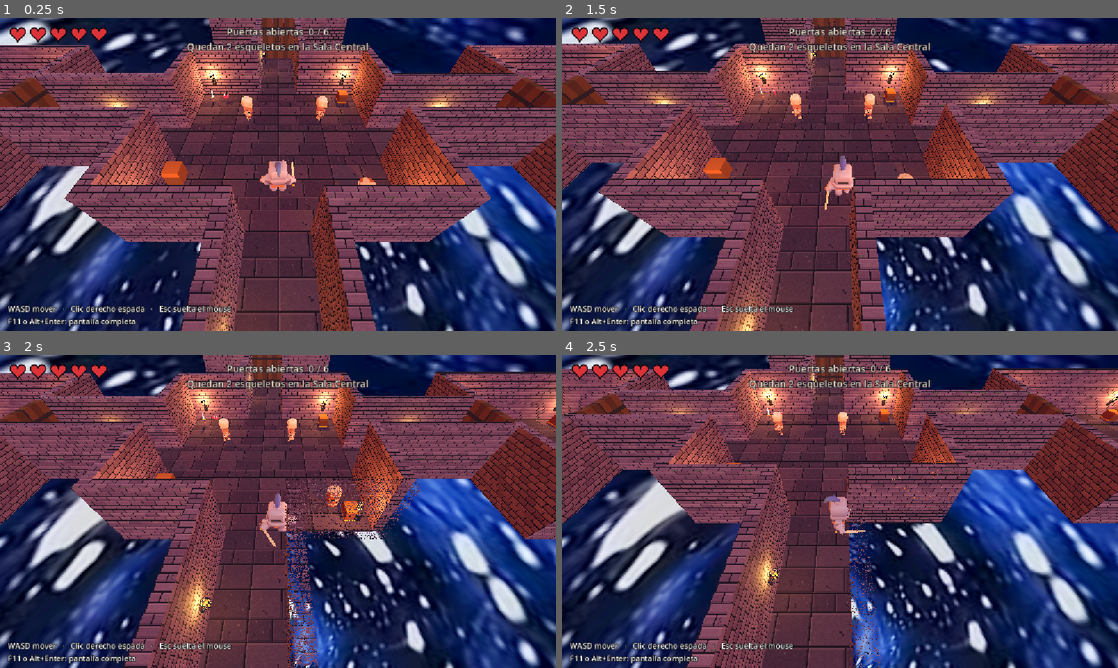
Above: before the commit, frames 1-4 (two rows, left to right).
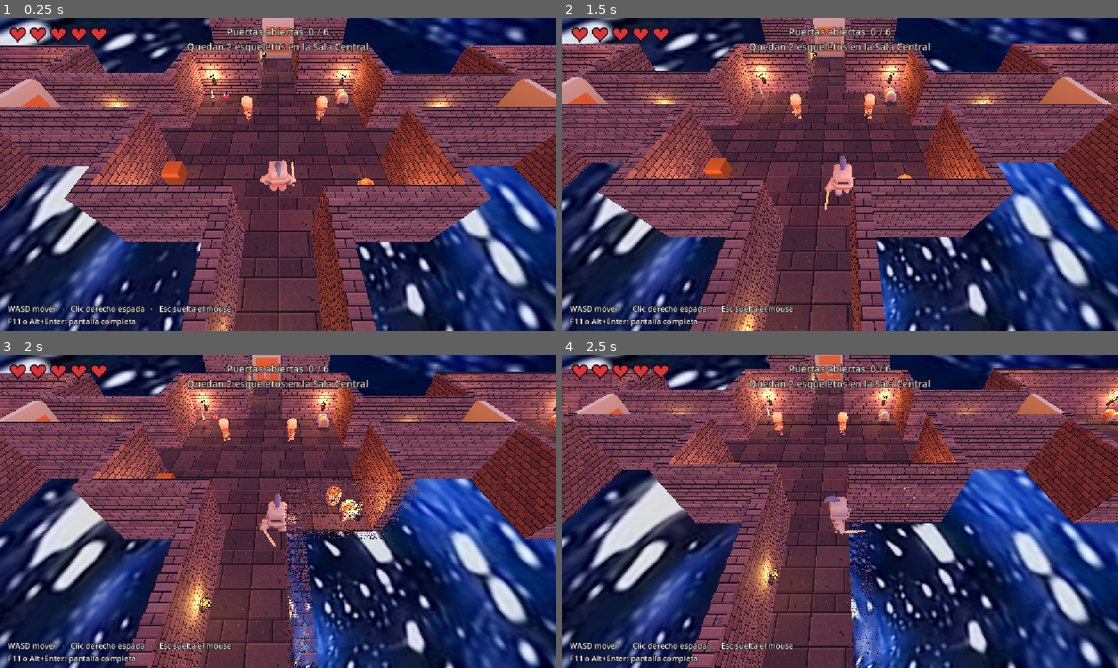
Above: after the commit, the same moments.

Repository: Tairacx/Pixel-dungeon-lite
Game: Godot game, scene res://Level_1.tscn
Two runs of this game, one before a commit and one after it. Both use one fixed random seed, a clock stepped at 60 frames per second and the inputs below. Sound files missing from this copy of the repository are replaced by a short silence.
Inputs (mouse positions are in pixels of both pictures, inside the frame that each line leads up to):
- Up to frame 1 (0.25 s): no input
- Up to frame 2 (1.5 s): tap Enter at 0.5 s; move the mouse to (962, 158) at 0.52 s; hold D (move_right) 0.53-1.28 s; tap E (abrir) at 0.6, 1.35 s; click (962, 158) at 0.67 s; move the mouse to (728, 190) at 1.27 s; hold S (move_down) from 1.28 s (still down)
- Up to frame 3 (2 s): keep holding S (move_down)
- Up to frame 4 (2.5 s): move the mouse to (895, 442) at 2.02 s; release S (move_down) at 2.03 s; hold D (move_right) from 2.03 s (still down); hold Middle mouse button (apuntar) from 2.03 s (still down); tap E (abrir) at 2.3 s

The runs differ from the first frame. In frame 1, 2.0% of the frame differs, in the area x 0-100%, y 0-54%; in frame 2, 1.8%; in frame 3, 1.6%; in frame 4, 1.2%.

Commit message:
Cofres, barriles y puertas con modelos 3D de Kenney (CC0)
Reemplaza las cajas y cilindros dibujados por codigo por los modelos
del pack gratuito Kenney "Mini Dungeon":

- barril.gd: instancia barrel.glb escalado al tamano actual (0.85 x 0.95).
- cofre.gd: instancia chest.glb; la tapa se abre con la animacion "open"
  que ya trae el modelo. Los avisos "E / Abrir" suben a la altura real.
- puerta.gd: instancia gate.glb escalado al hueco de 3.1 x 3.4 x 0.4.
  Se conservan colision, zona de aviso, temblor y hundimiento al abrir.
  La puerta del jefe mantiene la joya roja y el remate dorado.

Se mantienen intactos colisiones, recompensas, botin y SistemaPuertas.
Los assets quedan en objetos/kenney/ (CC0, con su licencia).

Diff:
--- a/barril.gd
+++ b/barril.gd
@@ -2,6 +2,11 @@
 extends "res://contenedor_rompible.gd"
 # Barril de vida: solo suelta corazones. Nunca armas.
 # Se rompe con la espada (recibir_golpe) y avisa al SistemaEventos para el destello.
+
+# Modelo Kenney "Mini Dungeon" (CC0). Ya viene apoyado en el piso (Y = 0).
+const MODELO_BARRIL := preload("res://objetos/kenney/barrel.glb")
+# Medidas reales del GLB, solo para escalarlo a "tamano".
+const MEDIDAS_BARRIL := Vector3(0.5176, 0.4762, 0.5176)
 
 
 func _ready() -> void:
@@ -11,16 +16,12 @@
 
 
 func _construir_cuerpo() -> void:
-	var alto := tamano.y
-	var radio := tamano.x * 0.46
-	# Cuerpo de madera
-	_cilindro(radio, alto, Vector3(0, alto * 0.5, 0), color_cuerpo)
-	# Aros de hierro
-	for y in [alto * 0.15, alto * 0.50, alto * 0.85]:
-		_cilindro(radio + 0.012, 0.075, Vector3(0, y, 0), color_detalle)
-	# Tapa y base
-	_cilindro(radio * 0.98, 0.05, Vector3(0, alto - 0.025, 0), color_detalle)
-	_cilindro(radio * 0.98, 0.05, Vector3(0, 0.025, 0), color_detalle)
+	# El GLB se estira por eje: redondo en planta y de la altura pedida.
+	var modelo := MODELO_BARRIL.instantiate() as Node3D
+	modelo.name = "Modelo"
+	modelo.scale = Vector3(tamano.x / MEDIDAS_BARRIL.x, tamano.y / MEDIDAS_BARRIL.y,
+		tamano.z / MEDIDAS_BARRIL.z)
+	add_child(modelo)
 
 
 func _forma_por_defecto() -> Shape3D:
--- a/cofre.gd
+++ b/cofre.gd
@@ -7,7 +7,6 @@
 #   CORAZON   -> cura un corazón.
 #   ATAQUE    -> sube el daño de la espada en "ataque_bonus".
 #   ALEATORIO -> elige al azar entre los dos (probabilidad_ataque).
-#
 # Mientras el héroe está cerca aparece un aviso ("E" + "Abrir") encima del cofre.
 
 enum Recompensa { CORAZON, ATAQUE, ALEATORIO }
@@ -22,10 +21,15 @@
 @export var color_detalle := Color("#C9A227")
 @export var tamano := Vector3(0.85, 0.55, 0.65)
 
+# Modelo Kenney "Mini Dungeon" (CC0): cofre con tapa animada ("open").
+const MODELO_COFRE := preload("res://objetos/kenney/chest.glb")
+# Medidas reales del GLB; el ancho manda la escala (uniforme, sin deformar).
+const MEDIDAS_COFRE := Vector3(0.5, 0.45, 0.5)
+
 var abierto := false
 var jugador_cerca := false
 
-var _tapa_pivote: Node3D
+var _modelo: Node3D
 var _aviso_e: Label3D
 var _aviso_texto: Label3D
 var _zona: Area3D
@@ -108,9 +112,12 @@
 
 
 func _animar_apertura() -> void:
-	var t := create_tween()
-	t.tween_property(_tapa_pivote, "rotation:x", -1.9, 0.45)\
-		.set_trans(Tween.TRANS_QUAD).set_ease(Tween.EASE_OUT)
+	# La tapa la anima el propio GLB ("open"). Si el modelo no la trae, no pasa nada.
+	if _modelo == null:
+		return
+	var animador := _modelo.find_child("AnimationPlayer", true, false) as AnimationPlayer
+	if animador != null and animador.has_animation("open"):
+		animador.play("open")
 
 
 func _avisar_hud(texto: String) -> void:
@@ -120,7 +127,7 @@
 
 
 # ---------------------------------------------------------------------------
-# Forma y dibujo (todo con mallas simples, como el resto del juego)
+# Forma y modelo
 # ---------------------------------------------------------------------------
 func _asegurar_forma() -> void:
 	var forma := get_node_or_null("Forma") as CollisionShape3D
@@ -136,27 +143,11 @@
 
 
 func _construir_cuerpo() -> void:
-	var alto := tamano.y
-	# Cuerpo de madera
-	_caja(Vector3(tamano.x, alto, tamano.z), Vector3(0, alto * 0.5, 0), color_cuerpo)
-	# Fleje metálico en la base
-	_caja(Vector3(tamano.x * 1.02, 0.07, tamano.z * 1.02),
-		Vector3(0, alto * 0.12, 0), color_detalle)
-	# Cerradura al frente
-	_caja(Vector3(0.12, 0.16, 0.05),
-		Vector3(0, alto * 0.55, tamano.z * 0.5 + 0.02), color_detalle, Color("#4A2A08"))
-	# Tapa con pivote en el borde trasero (para que gire al abrirse)
-	_tapa_pivote = Node3D.new()
-	_tapa_pivote.name = "TapaPivote"
-	_tapa_pivote.position = Vector3(0, alto, -tamano.z * 0.5)
-	add_child(_tapa_pivote)
-	_caja_en(_tapa_pivote,
-		Vector3(tamano.x * 1.04, 0.14, tamano.z * 1.02),
-		Vector3(0, 0.07, tamano.z * 0.5), color_tapa)
-	# Cierre metálico de la tapa
-	_caja_en(_tapa_pivote,
-		Vector3(0.14, 0.10, 0.06),
-		Vector3(0, -0.02, tamano.z * 0.5 + 0.01), color_detalle)
+	# Escala uniforme por el ancho: el cofre no se deforma y queda apoyado en el piso.
+	_modelo = MODELO_COFRE.instantiate() as Node3D
+	_modelo.name = "Modelo"
+	_modelo.scale = Vector3.ONE * (tamano.x / MEDIDAS_COFRE.x)
+	add_child(_modelo)
 
 
 func _asegurar_zona() -> void:
@@ -182,8 +173,10 @@
 
 
 func _crear_avisos() -> void:
-	_aviso_e = _label("E", 64, Color(1.0, 0.85, 0.3), Vector3(0, tamano.y + 0.55, 0))
-	_aviso_texto = _label("Abrir", 32, Color(1.0, 0.96, 0.85), Vector3(0, tamano.y + 0.18, 0))
+	# El modelo 3D es más alto que tamano.y: los avisos despegan del techo visible.
+	var alto := maxf(tamano.y, MEDIDAS_COFRE.y * (tamano.x / MEDIDAS_COFRE.x))
+	_aviso_e = _label("E", 64, Color(1.0, 0.85, 0.3), Vector3(0, alto + 0.55, 0))
+	_aviso_texto = _label("Abrir", 32, Color(1.0, 0.96, 0.85), Vector3(0, alto + 0.18, 0))
 
 
 func _label(texto: String, tam_fuente: int, color: Color, pos: Vector3) -> Label3D:
@@ -200,38 +193,3 @@
 	etiqueta.visible = false
 	add_child(etiqueta)
 	return etiqueta
-
-
-func _material(color: Color, emision := Color.BLACK) -> StandardMaterial3D:
-	var mat := StandardMaterial3D.new()
-	mat.albedo_color = color
-	mat.roughness = 0.85
-	mat.texture_filter = BaseMaterial3D.TEXTURE_FILTER_NEAREST
-	if emision != Color.BLACK:
-		mat.emission_enabled = true
-		mat.emission = emision
-		mat.emission_energy_multiplier = 1.0
-	return mat
-
-
-func _caja(tam: Vector3, pos: Vector3, color: Color, emision := Color.BLACK) -> MeshInstance3D:
-	var caja := BoxMesh.new()
-	caja.size = tam
-	var nodo := MeshInstance3D.new()
-	nodo.mesh = caja
-	nodo.position = pos
-	nodo.material_override = _material(color, emision)
-	add_child(nodo)
-	return nodo
-
-
-func _caja_en(padre: Node, tam: Vector3, pos: Vector3, color: Color,
-		emision := Color.BLACK) -> MeshInstance3D:
-	var caja := BoxMesh.new()
-	caja.size = tam
-	var nodo := MeshInstance3D.new()
-	nodo.mesh = caja
-	nodo.position = pos
-	nodo.material_override = _material(color, emision)
-	padre.add_child(nodo)
-	return nodo
--- a/puerta.gd
+++ b/puerta.gd
@@ -1,7 +1,7 @@
 extends StaticBody3D
 # Puerta de la mazmorra: bloquea un pasillo hasta que SistemaPuertas la abre.
-# Se arma sola por código (tablones, bandas de hierro y colisión). Al abrirse se hunde en el suelo.
-# Puerta del jefe (es_jefe = true): más grande, con bandas doradas y una joya roja.
+# Se arma sola por código (modelo 3D + colisión). Al abrirse se hunde en el suelo.
+# Puerta del jefe (es_jefe = true): joya roja al centro y remate dorado arriba.
 
 signal abierta
 signal bloqueada                    # el héroe se acercó y la puerta sigue cerrada
@@ -21,11 +21,12 @@
 var _hoja: Node3D
 var _colision: CollisionShape3D
 
-const MADERA := Color("#4A3426")
-const MADERA_CLARA := Color("#5C4130")
-const HIERRO := Color("#2B2733")
 const ORO := Color("#F2A33A")
 const ROJO := Color("#D63A3A")
+
+# Modelo Kenney "Mini Dungeon" (CC0): reja de 0.8 x 0.75 x 0.2 (plana, fina en Z).
+const MODELO_PUERTA := preload("res://objetos/kenney/gate.glb")
+const MEDIDAS_PUERTA := Vector3(0.8, 0.75, 0.2)
 
 
 func _ready() -> void:
@@ -47,31 +48,16 @@
 	_hoja.name = "Hoja"
 	add_child(_hoja)
 
-	var madera := MADERA if not es_jefe else Color("#2E1F2B")
-	var madera_b := MADERA_CLARA if not es_jefe else Color("#3F2A3A")
-	var metal := HIERRO if not es_jefe else ORO
-
-	# Tablones verticales (alternan de color para que se vea la veta).
-	var n := 6
-	var w := ancho / n
-	for i in range(n):
-		var x := -ancho / 2.0 + w * (i + 0.5)
-		_caja(Vector3(w - 0.03, alto, grosor), Vector3(x, alto / 2.0, 0), madera if i % 2 == 0 else madera_b)
-
-	# Bandas horizontales y remaches.
-	for y in [alto * 0.22, alto * 0.78]:
-		_caja(Vector3(ancho, 0.2, grosor + 0.08), Vector3(0, y, 0), metal)
-		for x in [-ancho / 2.0 + 0.2, ancho / 2.0 - 0.2, 0.0]:
-			_caja(Vector3(0.12, 0.12, grosor + 0.14), Vector3(x, y, 0), HIERRO if not es_jefe else madera)
-
-	# Barra central y aldaba (un aro de hierro hecho con cajas).
-	_caja(Vector3(0.1, alto, grosor + 0.04), Vector3(0, alto / 2.0, 0), HIERRO if not es_jefe else ORO)
-	for x in [-0.28, 0.28]:
-		_caja(Vector3(0.1, 0.3, grosor + 0.1), Vector3(x, alto * 0.5, 0), HIERRO)
-	_caja(Vector3(0.66, 0.1, grosor + 0.1), Vector3(0, alto * 0.5 - 0.15, 0), HIERRO)
+	# La reja del pack se estira para llenar el hueco de la puerta.
+	var modelo := MODELO_PUERTA.instantiate() as Node3D
+	modelo.name = "Modelo"
+	modelo.scale = Vector3(ancho / MEDIDAS_PUERTA.x, alto / MEDIDAS_PUERTA.y,
+		grosor / MEDIDAS_PUERTA.z)
+	_hoja.add_child(modelo)
 
 	if es_jefe:
 		# Joya roja brillante en el centro, y una corona de picos arriba.
+		# El rojo es el color reservado a peligro: solo la puerta del jefe lo lleva.
 		_caja(Vector3(0.36, 0.36, grosor + 0.2), Vector3(0, alto * 0.62, 0), ROJO, ROJO)
 		for i in range(5):
 			var px := -ancho / 2.0 + ancho * (i + 0.5) / 5.0
Not shown, added: objetos/kenney/Licencia-Kenney.txt
Binary file added: objetos/kenney/Textures/colormap.png
Not shown, added: objetos/kenney/Textures/colormap.png.import
Binary file added: objetos/kenney/barrel.glb
Not shown, added: objetos/kenney/barrel.glb.import
Binary file added: objetos/kenney/chest.glb
Not shown, added: objetos/kenney/chest.glb.import
Binary file added: objetos/kenney/gate.glb
Not shown, added: objetos/kenney/gate.glb.import
